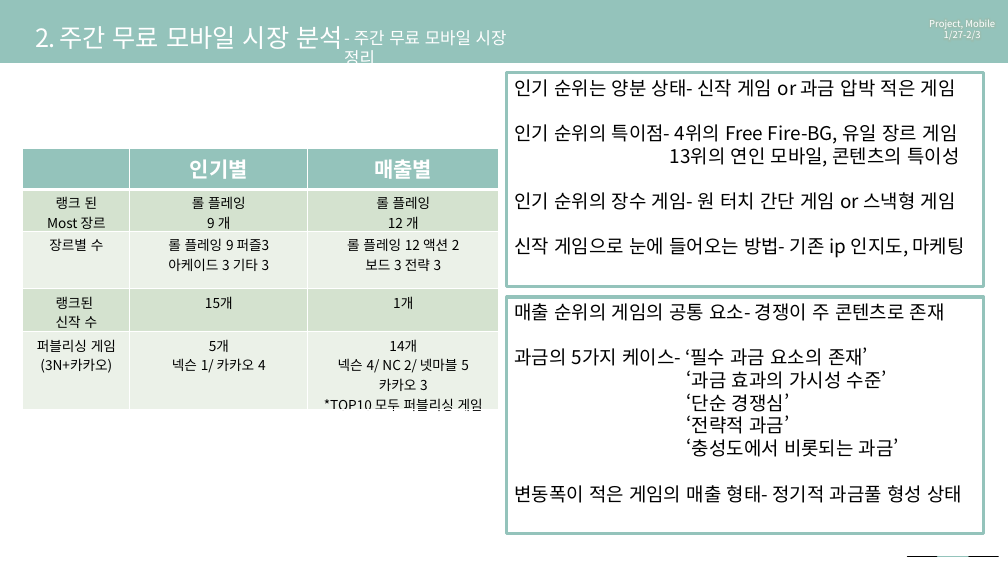
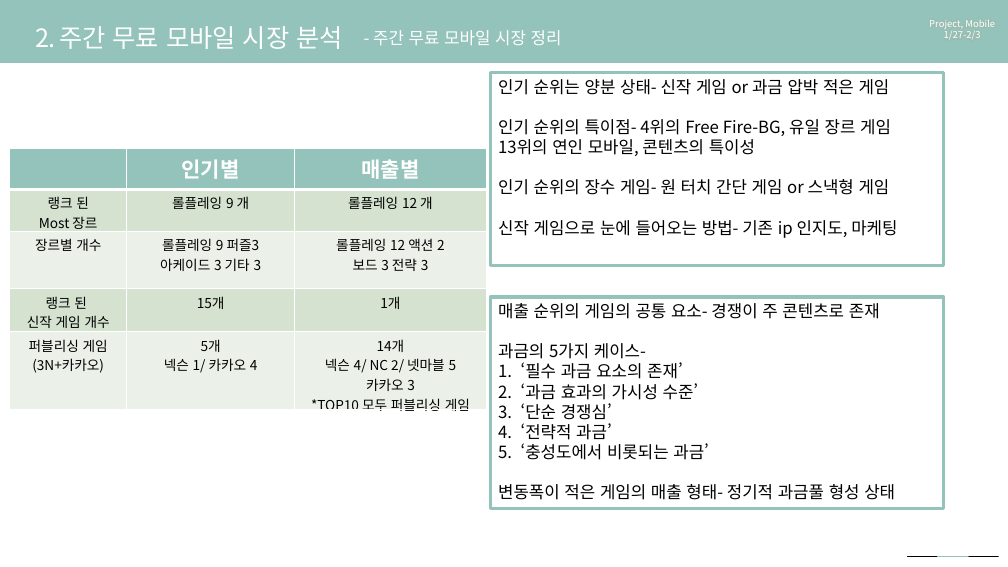
Before and after one commit to nohyunjil/portfolio, a slide deck: slide 12 of 모바일게임시장분석 _ cat hands/시장조사 1주차 _ cat hands 완성본.pptx. Drawn at 1008x567 pixels with LibreOffice and Linux fonts; fonts in the diff are those of the drawing; background and template pictures are left out. Boxes give left, top, right and bottom in pixels: in the first picture for what was removed or moved away, otherwise in the second. Text is boxed around its words. In the diff, an @@ line names an element or a change of style, - is before the commit and + after.

Commit message:
23.06.02
시장분석 수정

```diff
--- a/모바일게임시장분석 _ cat hands/시장조사 1주차 _ cat hands 완성본.pptx
+++ b/모바일게임시장분석 _ cat hands/시장조사 1주차 _ cat hands 완성본.pptx
@@ text "- 주간 무료 모바일 시장 ..." rewrapped from (344, 30, 507, 69) to (373, 30, 562, 45) @@
@@ rectangle "인기 순위는 양분 상태- 신작 ...": place and size @@
-rectangle "인기 순위는 양분 상태- 신작 ..." at (507, 73, 984, 287)
+rectangle "인기 순위는 양분 상태- 신작 ..." at (491, 73, 944, 266)
@@ rectangle "인기 순위는 양분 상태- 신작 ..." at (491, 73, 944, 266): size 18 to 16 pt @@
@@ table at (10, 149, 486, 415) @@
-row 2, column 2: 롤 플레잉 / 9 개
+row 2, column 2: 롤플레잉 9 개
-row 2, column 3: 롤 플레잉 / 12 개
+row 2, column 3: 롤플레잉 12 개
-row 3: 장르별 수 | 롤 플레잉 9 퍼즐3 / 아케이드 3 기타 3 | 롤 플레잉 12 액션 2 / 보드 3 전략 3
+row 3: 장르별 개수 | 롤플레잉 9 퍼즐3 / 아케이드 3 기타 3 | 롤플레잉 12 액션 2 / 보드 3 전략 3
-row 4, column 1: 랭크된 / 신작 수
+row 4, column 1: 랭크 된 / 신작 게임 개수
@@ table: place and size @@
-table at (23, 149, 499, 415)
+table at (10, 149, 486, 415)
@@ rectangle "매출 순위의 게임의 공통 요소- ...": place and size @@
-rectangle "매출 순위의 게임의 공통 요소- ..." at (507, 297, 984, 534)
+rectangle "매출 순위의 게임의 공통 요소- ..." at (491, 297, 944, 508)
@@ text in rectangle at (498, 303, 895, 500): size 18 to 16 pt in "매출 순위의 게임의 공통 요소- 경쟁이 주 ...", "‘과금 효과의 가시성 수준’", "‘단순 경쟁심’", "‘전략적 과금’" and 2 more places; bullet none to 1. @@
@@ text in rectangle at (498, 343, 683, 379): text changed; size 18 to 16 pt @@
-과금의 5가지 케이스- ‘필수 과금 요소의 존재’
+과금의 5가지 케이스-
+1. ‘필수 과금 요소의 존재’
```
Also in this commit, not shown: 13 other slides changed.
